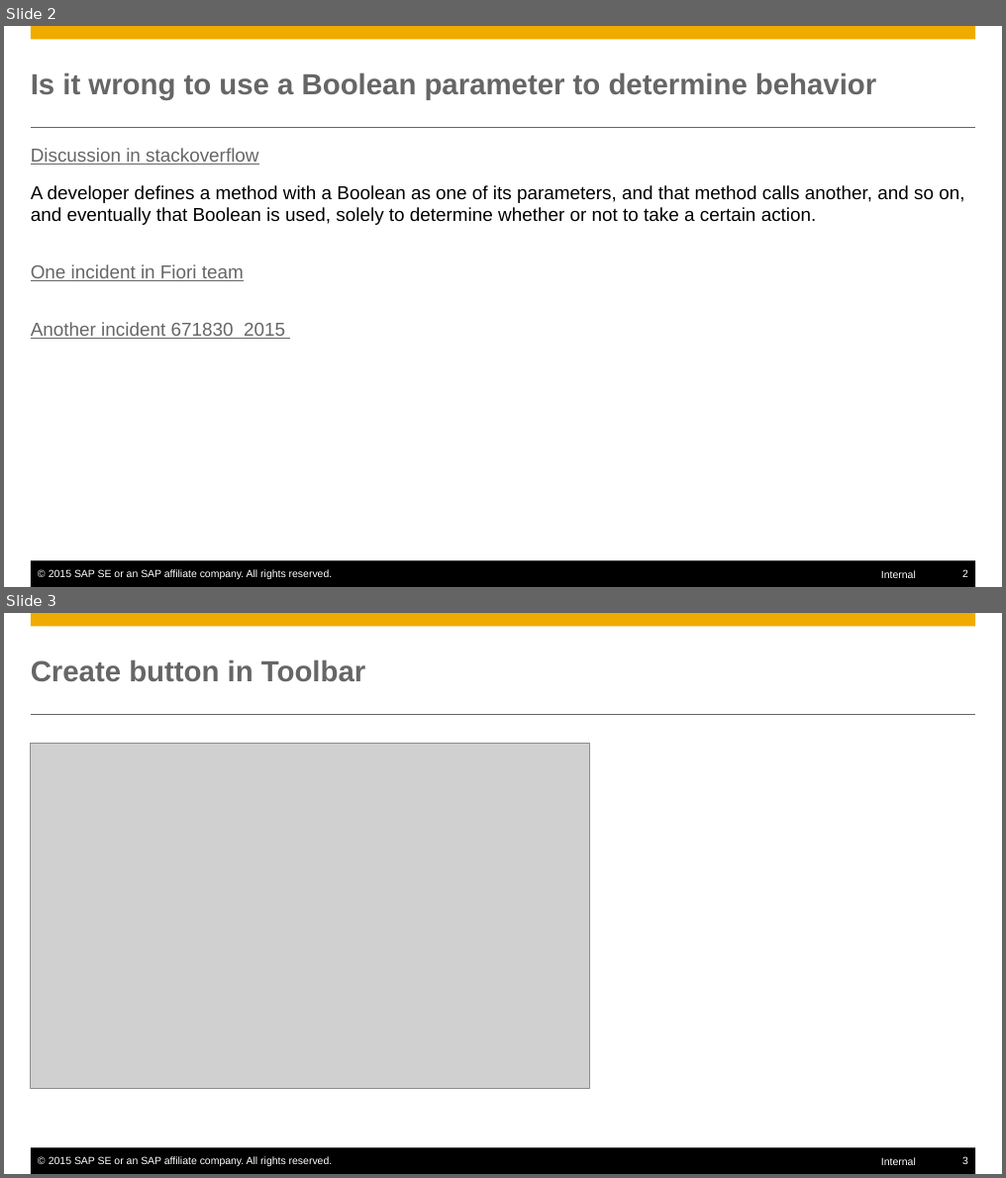
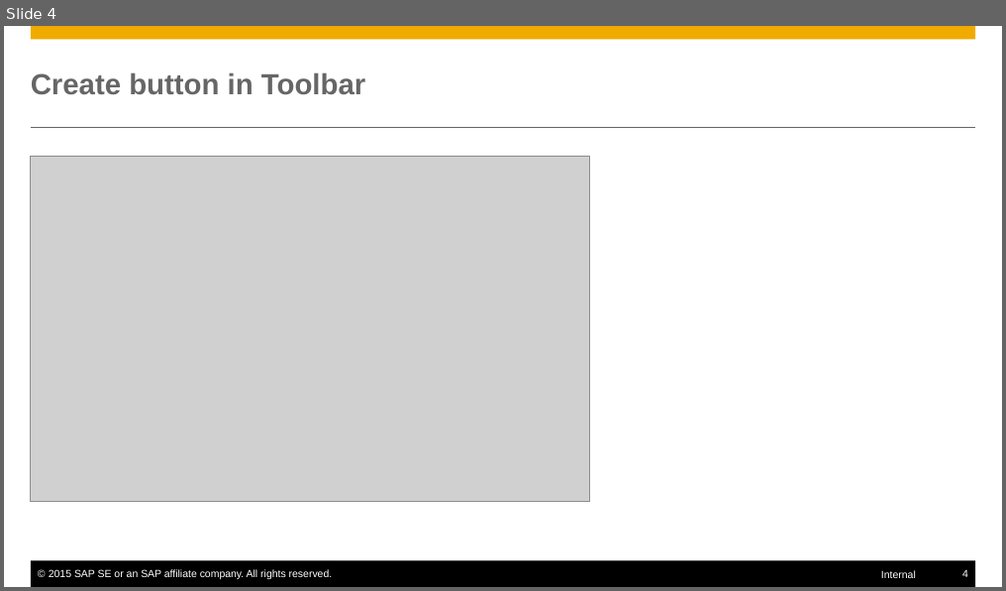
Before and after one commit to mxpang/jerryslide, a slide deck: training/03_Jerry_Fiori.pptx. Shown one above the other, each under a label of ours: slides 2 and 3 before the commit, slide 4 after it. The pictures are 1006x1178 and 1006x591 pixels, drawn with LibreOffice and Linux fonts; fonts in the diff are those of the drawing; grey boxes stand for pictures. Boxes give left, top, right and bottom in pixels: in the first picture for what was removed or moved away, otherwise in the second. Text is boxed around its words. In the diff, an @@ line names an element or a change of style, - is before the commit and + after.

```diff
--- a/training/03_Jerry_Fiori.pptx
+++ b/training/03_Jerry_Fiori.pptx
@@ slide 2 removed at (4, 26, 1002, 587), background #FFFFFF; not listed: 6 template elements that a slide beside it also shows @@
@@ title removed at (31, 73, 876, 100) @@
-Is it wrong to use a Boolean parameter to determine behavior
@@ text removed at (31, 148, 258, 165) @@
-Discussion in stackoverflow
@@ text removed at (31, 185, 964, 339) @@
-A developer defines a method with a Boolean as one of its parameters, and that method calls another, and so on, and eventually that Boolean is used, solely to determine whether or not to take a certain action.
-One incident in Fiori team
-Another incident 671830 2015
@@ what was slide 3 is now slide 4 @@
@@ page number at (962, 570, 968, 577): text changed @@
-3
+4
```
Also in this commit, not shown: 2 slides added.
